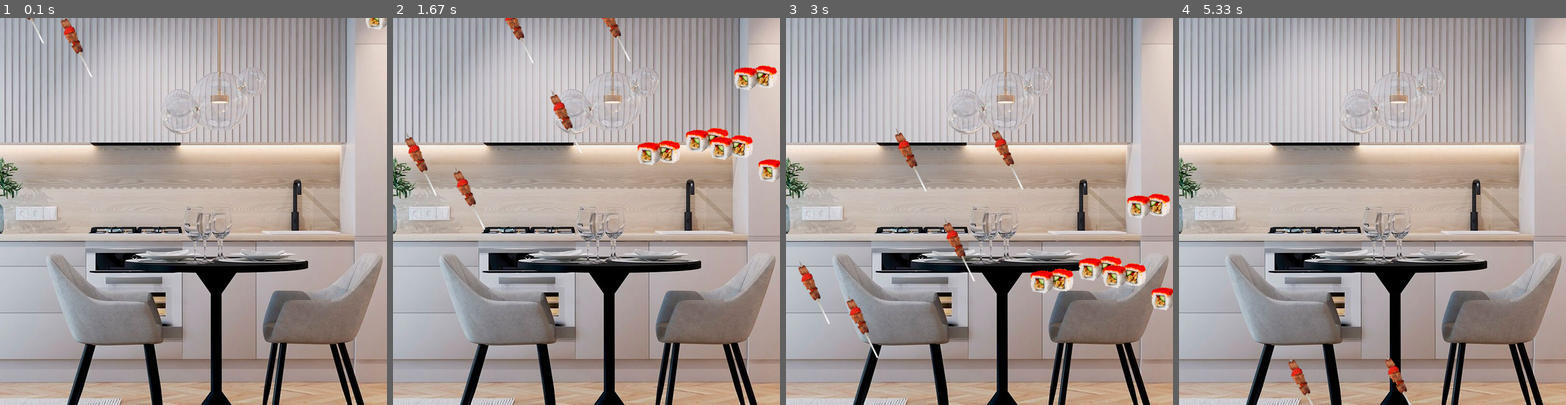
Above: before the commit, frames 1-4 (left to right).
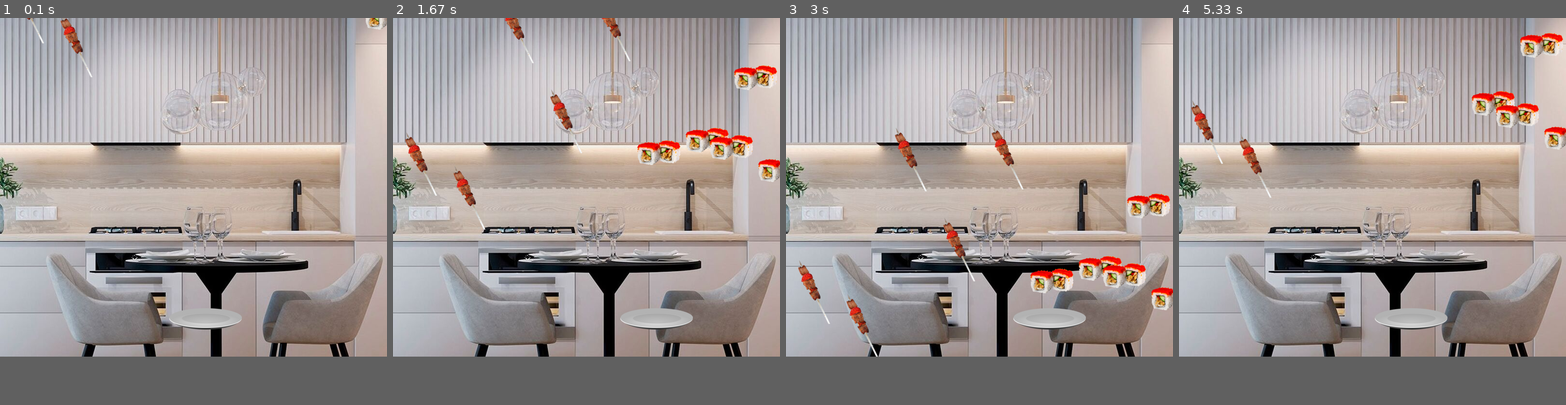
Above: after the commit, the same moments.

Repository: kicel880/pygame
Game: pygame game, started from l;l.py
Two runs of this game, one before a commit and one after it. Both use one fixed random seed, a clock stepped at 60 frames per second and the inputs below.
Inputs:
- Up to frame 1 (0.1 s): no input
- Up to frame 2 (1.67 s): hold Right 0.33-0.8 s; hold Right 0.83-1.3 s; hold Left from 1.33 s (still down)
- Up to frame 3 (3 s): release Left at 1.87 s; hold Left 1.9-2.3 s; hold Right 2.33-2.97 s
- Up to frame 4 (5.33 s): hold Left 3-3.47 s; hold Right 3.5-3.97 s; hold Right 4-4.47 s; hold Left 4.5-5.03 s; hold Left from 5.07 s (still down)
In our replay, the window is 800x800 before the commit and 800x700 after it. These sizes can differ from the game's own. Grey fills any space a smaller window leaves; there, only what the larger window draws over its background counts as a difference.

The runs differ from the first frame. In frame 1, 11% of the frame differs, in the area x 0-100%, y 75-100%; in frame 2, 12%; in frame 3, 12%; in frame 4, 14%, in the area x 0-100%, y 3-100%.

Commit message:
Update l;l.py

Diff:
--- a/l;l.py
+++ b/l;l.py
@@ -6,7 +6,7 @@
         self.image = pygame.image.load(a)#загрузка картинки,это свойство
         self.rect = self.image.get_rect()#получение прямоугольника от картинки,это свойство
         self.rect.x = c #свойство
-        self.rect.y = d #свойство
+        self.rect.y = d #свойство,
 
 
     def move_plate(self):
@@ -25,7 +25,7 @@
 fon = Food("кухня.jpg", 0, 0)
 
 pygame.init()# обязательная команда
-window_size=(800,800)#размеры окна
+window_size=(800,700)#размеры окна
 screen=pygame.display.set_mode(window_size)#сделать экран с размерами
 pygame.display.set_caption("Undertale")
 clock = pygame.time.Clock()#фпс
@@ -40,16 +40,23 @@
 food8 = Food("суши.png",650,randint(-400, 0))#создание объекта класса food
 food9 = Food("суши.png",700,randint(-400, 0))#создание объекта класса food
 food10 = Food("суши.png",750,randint(-400, 0))#создание объекта класса food
-plate = Food("plate.png",800,randint(-400, 0) )#создание объекта класса food
+plate = Food("plate.png",350,600 )#создание объекта класса food
 food_list = [food1, food2, food3, food4, food5, food6, food7, food8, food9, food10]
 while True:#игровой цикл
     fon.draw_image() #применение метода отрисовки картинки к объекту-картинке
     for i in food_list:
+        if plate.rect.colliderect(i.rect):
+            food_list.remove(i)
+        if i.rect.y > 800:
+            i.rect.y = 0
+        if food_list == []:
+            pygame.QUIT()
         i.draw_image()
         i.move_food()
+    plate.draw_image()
     plate.move_plate()#применение к методу объекта
-    plate.draw_image()
-    pygame.display.update()  # оюновление содержимого экрана
+
+    pygame.display.update()  # обновление содержимого экрана
     clock.tick(40)#40фпс\с
     for event in pygame.event.get():#события
         if event.type == pygame.QUIT:#если нажали крест
